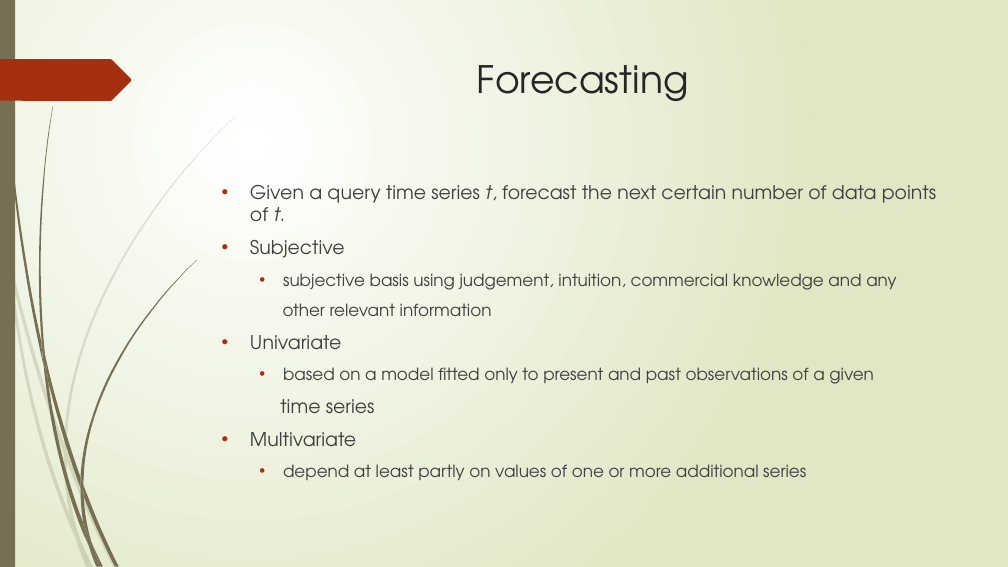
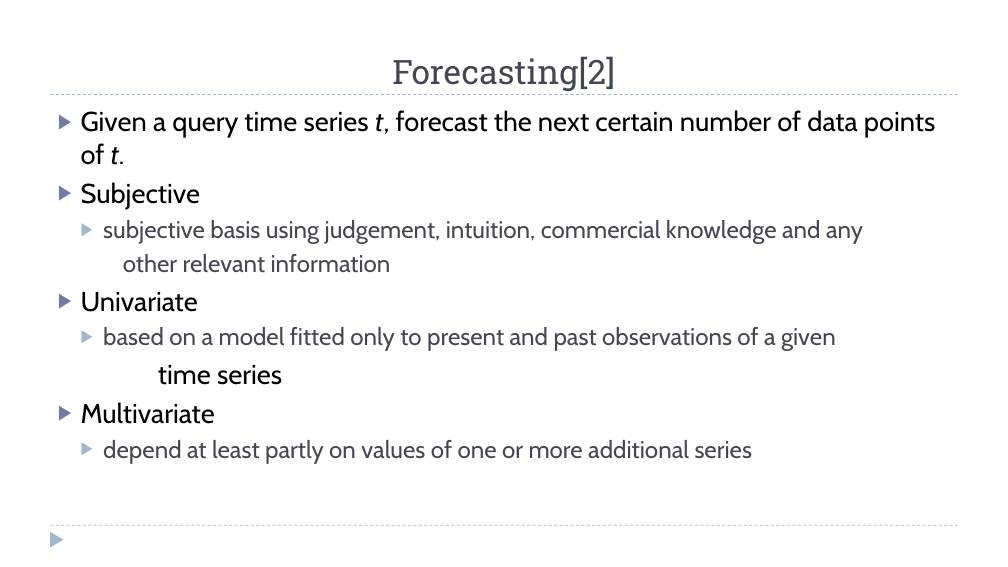
Before and after one commit to zixiaojindao/time-series-survey, a slide deck: slide 12 of slide/tsdm.pptx. Drawn at 1008x567 pixels with LibreOffice and Linux fonts; fonts in the diff are those of the drawing. Boxes give left, top, right and bottom in pixels: in the first picture for what was removed or moved away, otherwise in the second. Text is boxed around its words. In the diff, an @@ line names an element or a change of style, - is before the commit and + after.

```diff
--- a/slide/tsdm.pptx
+++ b/slide/tsdm.pptx
@@ background gradient #FFFFFF to #DFE8C4 to #FFFFFF @@
@@ rectangle removed at bbox=[0, 0, 15, 567] @@
@@ title "Forecasting[2]" at bbox=[392, 56, 615, 91]: vertical alignment top to bottom @@
@@ freeform shape removed at bbox=[0, 59, 132, 101] @@
@@ title at bbox=[392, 56, 615, 91]: text changed; size 36 to 32 pt; font TeX Gyre Adventor to Roboto Slab; text colour #262626 to #464653 @@
-Forecasting
+Forecasting[2]
@@ text "Given a query time series ...": place and size @@
-text "Given a query time series ..." at bbox=[250, 185, 936, 480]
+text "Given a query time series ..." at bbox=[81, 110, 936, 464]
@@ text "Given a query time series ..." at bbox=[81, 110, 936, 464]: size 18 to 26 pt, text colour #404040 to #000000 in "Given a query time series t, forecast ...", "Subjective", "Univariate", "time series" and 1 more places; font TeX Gyre Adventor to Cabin; size 16 to 23 pt, text colour #404040 to #464653 in "subjective basis using judgement, intuition, commercial know ...", "other relevant information", "based on a model fitted only to ...", "depend at least partly on values of ..."; bullet • to ▶; less space between paragraphs; bullet colour #A53010 to #727CA3; bullet colour #A53010 to #9FB8CD @@
@@ line added from (51, 95) to (958, 95), #9FB8CD 0.75 pt dashed @@
@@ triangle added at bbox=[50, 532, 64, 548], fill #9FB8CD @@
@@ line added from (51, 526) to (958, 526), #9FB8CD 0.75 pt dashed @@
@@ group removed at bbox=[0, 116, 236, 567]: 10 freeform shapes @@
@@ group removed at bbox=[2, 0, 197, 567]: 12 freeform shapes @@
```
Also in this commit, not shown: 42 other slides changed, 7 slides added, 13 slides removed, 4 other files.
